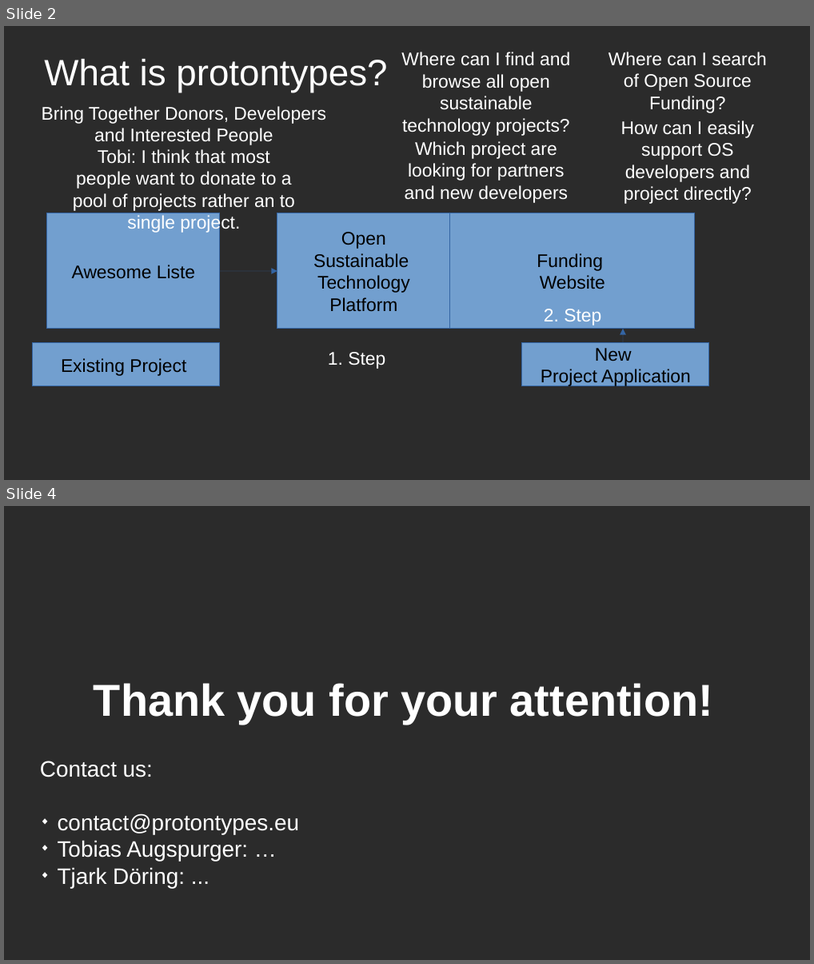
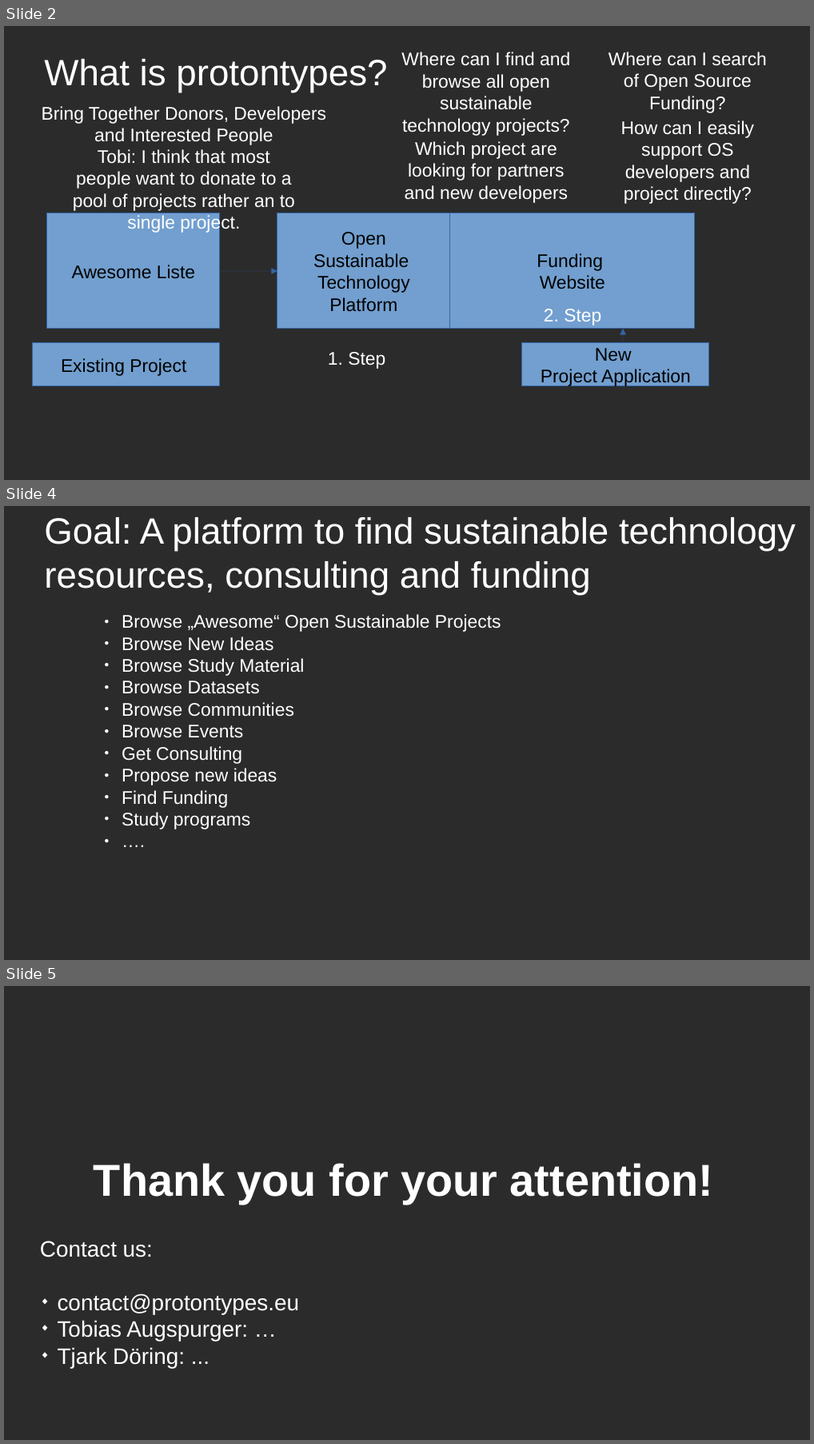
Before and after one commit to protontypes/documents, a slide deck: brainstorm/protonfund.odp. Shown one above the other, each under a label of ours: slides 2 and 4 before the commit, slides 2, 4 and 5 after it; the slides between them are not shown. The pictures are 814x964 and 814x1444 pixels, drawn with LibreOffice and Linux fonts; fonts in the diff are those of the drawing; background and template pictures are left out; a plain dark background stands for a picture behind light text. Boxes give left, top, right and bottom in pixels: in the first picture for what was removed or moved away, otherwise in the second. Text is boxed around its words. In the diff, an @@ line names an element or a change of style, - is before the commit and + after.

Commit message:
created open knowledge slides

```diff
--- a/brainstorm/protonfund.odp
+++ b/brainstorm/protonfund.odp
@@ slide 4 added at box(4, 506, 810, 960), background picture (left out) @@
@@ title added at box(44, 517, 796, 595), 36 pt, text #FFFFFF @@
+Goal: A platform to find sustainable technology resources, consulting and funding
@@ text added at box(122, 614, 502, 829), 18 pt, text #FFFFFF @@
+● Browse „Awesome“ Open Sustainable Projects
+● Browse New Ideas
+● Browse Study Material
+● Browse Datasets
+● Browse Communities
+● Browse Events
+● Get Consulting
+● Propose new ideas
+● Find Funding
+● Study programs
+● ….
@@ what was slide 4 is now slide 5 @@
```
Also in this commit, not shown: 1 slide changed, 18 other files.
